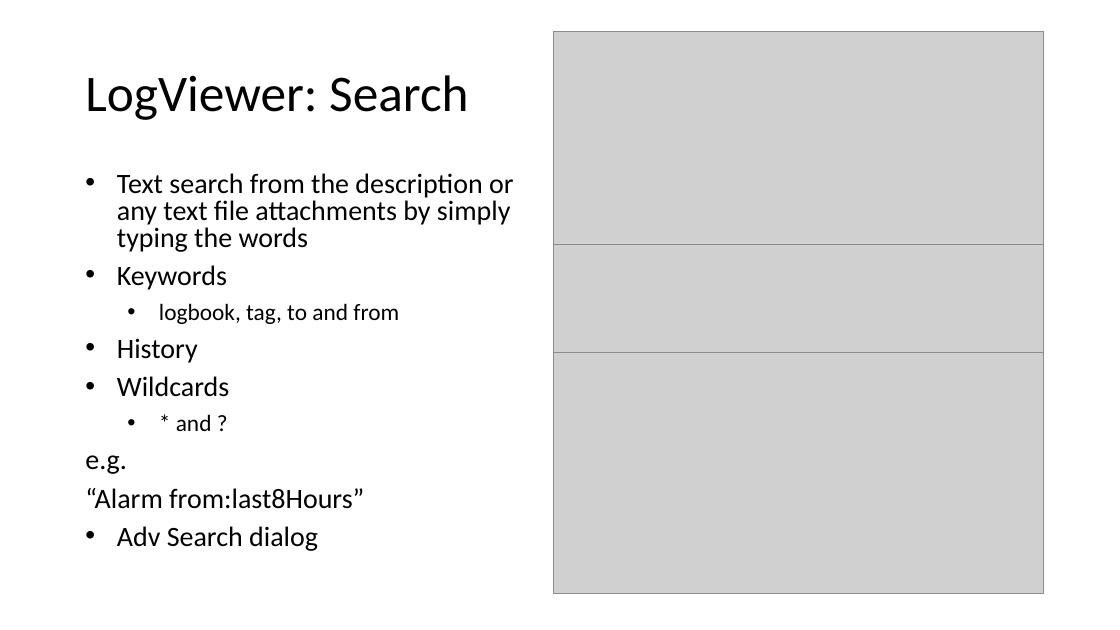
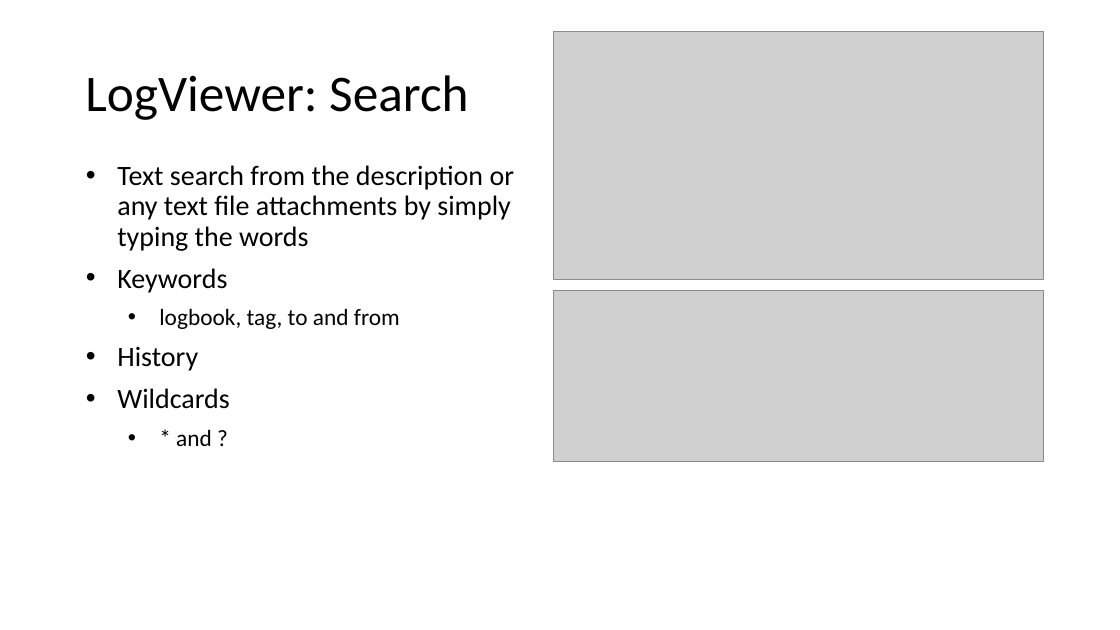
Before and after one commit to shroffk/cs-studio-training, a slide deck: slide 20 of presentations/5a CS-Studio - Logbook.pptx. Drawn at 1120x630 pixels with LibreOffice and Linux fonts; fonts in the diff are those of the drawing; grey boxes stand for pictures. Boxes give left, top, right and bottom in pixels: in the first picture for what was removed or moved away, otherwise in the second. Text is boxed around its words. In the diff, an @@ line names an element or a change of style, - is before the commit and + after.

Commit message:
updating for new search

```diff
--- a/presentations/5a CS-Studio - Logbook.pptx
+++ b/presentations/5a CS-Studio - Logbook.pptx
@@ text "Text search from the description ...": place and size @@
-text "Text search from the description ..." at (85, 173, 514, 551)
+text "Text search from the description ..." at (117, 165, 515, 446)
@@ text "Text search from the description ..." at (117, 165, 515, 446): line spacing 0.8 to 0.9 @@
@@ picture: place and size @@
-picture at (553, 245, 1043, 416)
+picture at (553, 291, 1043, 462)
@@ picture removed at (553, 353, 1043, 594) @@
@@ text at (85, 455, 364, 551): paragraphs removed @@
-  e.g.
-  “Alarm from:last8Hours”
-  • Adv Search dialog
```
Also in this commit, not shown: 3 other files.
